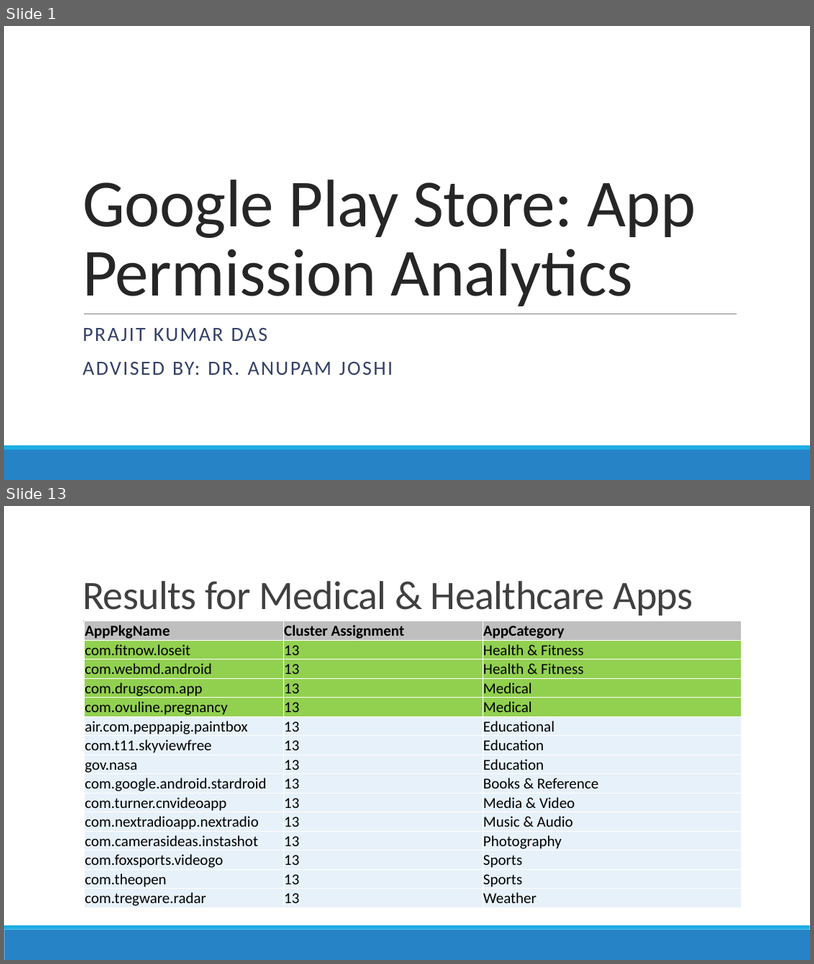
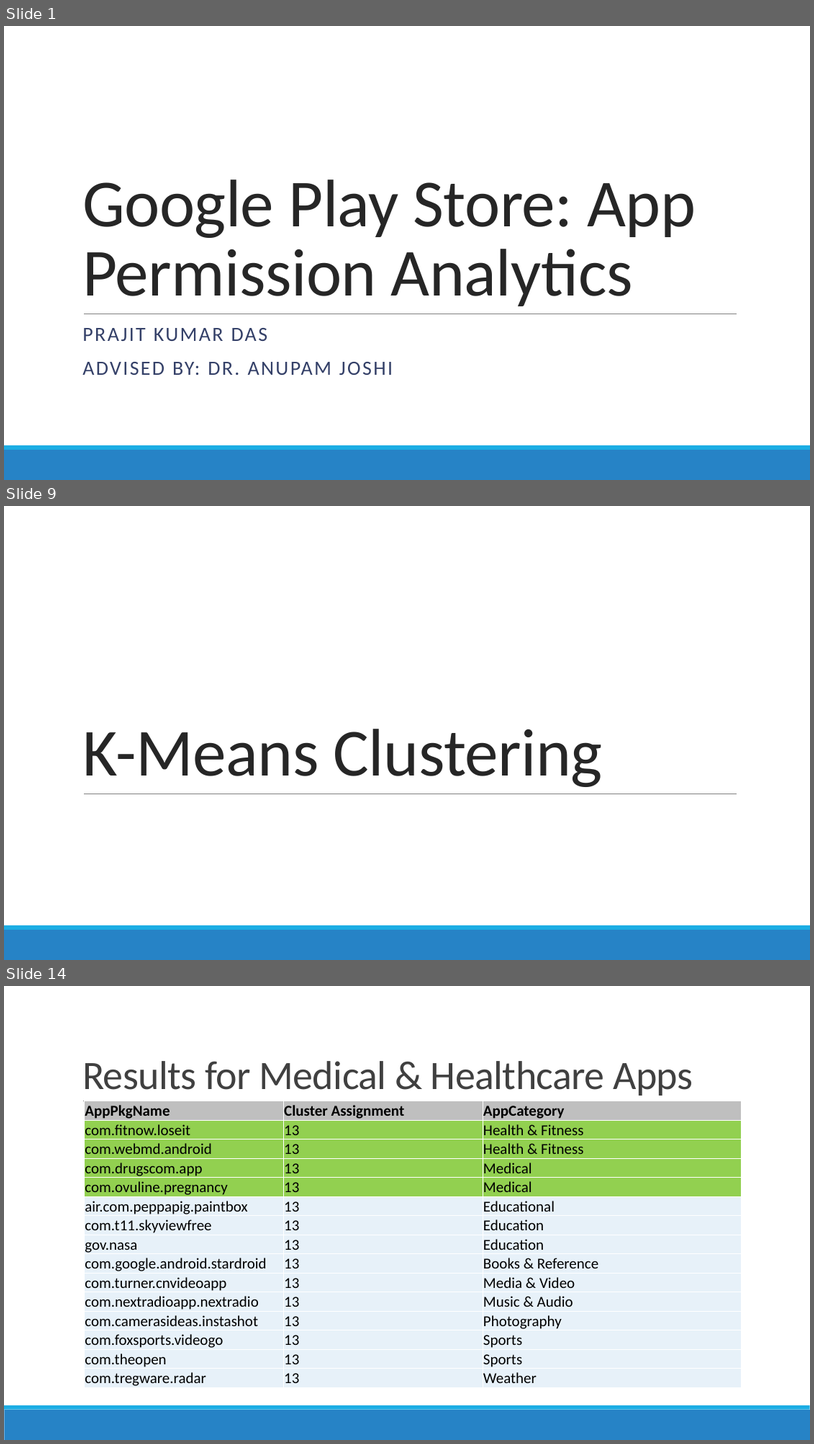
Before and after one commit to prajitdas/AndroidAnalytics, a slide deck: documentation/presentations/Google Play Store - Prajit.pptx. Shown one above the other, each under a label of ours: slides 1 and 13 before the commit, slides 1, 9 and 14 after it; the slides between them are not shown. The pictures are 814x964 and 814x1444 pixels, drawn with LibreOffice and Linux fonts; fonts in the diff are those of the drawing. Boxes give left, top, right and bottom in pixels: in the first picture for what was removed or moved away, otherwise in the second. Text is boxed around its words. In the diff, an @@ line names an element or a change of style, - is before the commit and + after.

```diff
--- a/documentation/presentations/Google Play Store - Prajit.pptx
+++ b/documentation/presentations/Google Play Store - Prajit.pptx
@@ slide 9 added at [4, 506, 810, 960], background #FFFFFF; not listed: 3 template elements that a slide beside it also shows @@
@@ title added at [82, 728, 603, 787], 80 pt, text #262626 @@
+K-Means Clustering
@@ what was slide 13 is now slide 14 @@
```
Also in this commit, not shown: 10 slides changed, 6 other slides added, 3 slides removed, 4 other files.
